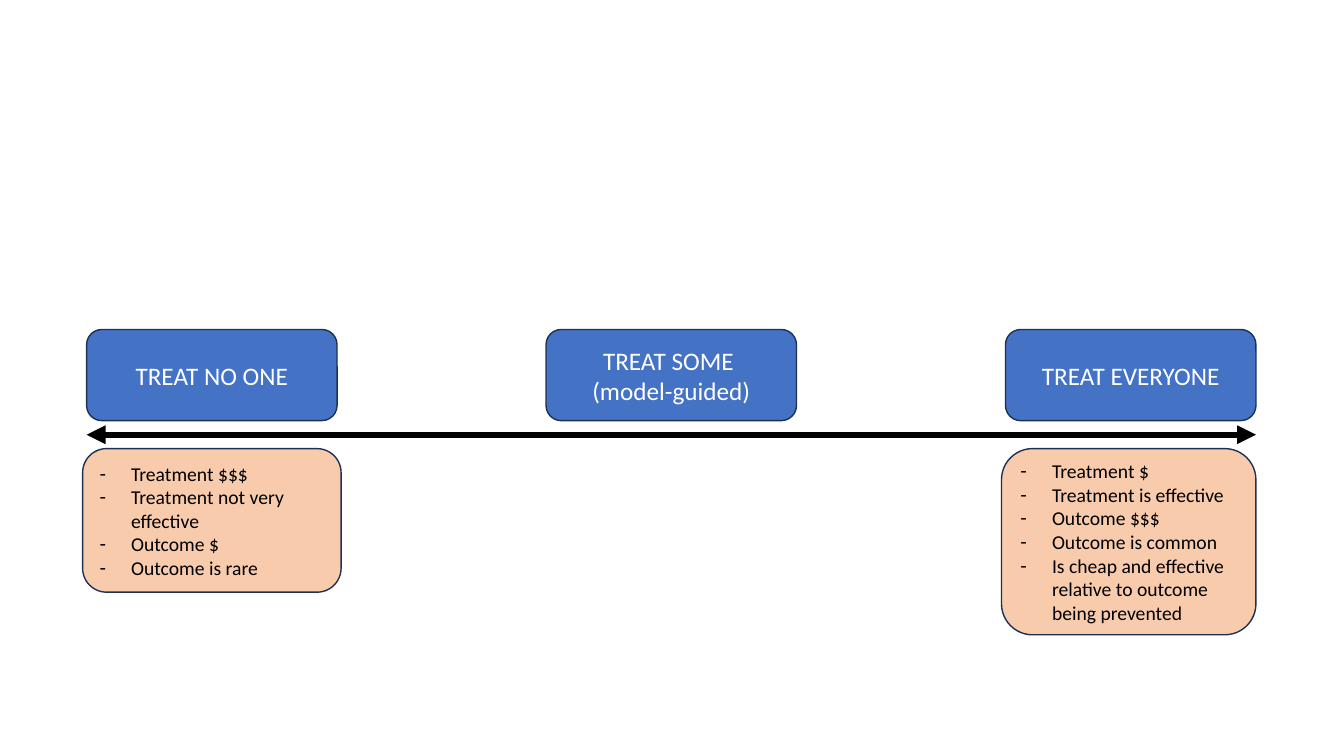
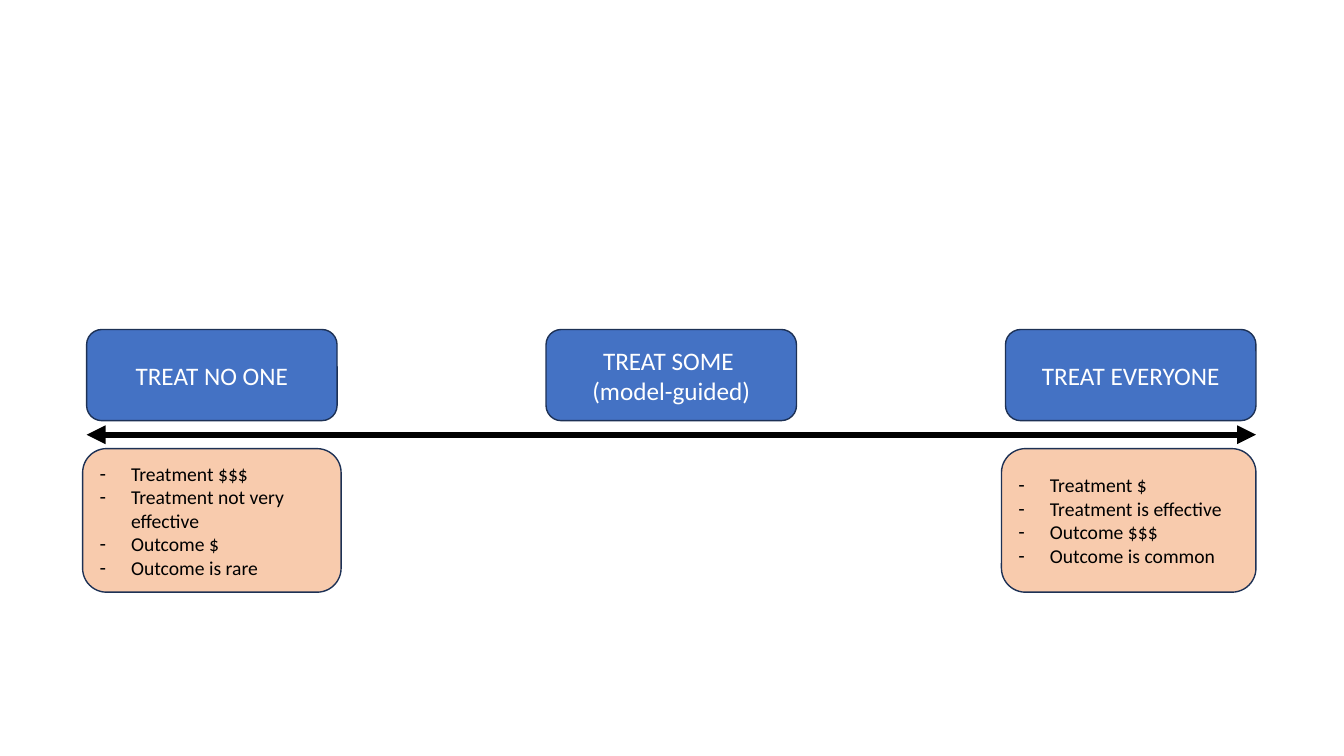
Before and after one commit to RWParsons/venables-award-2023-preso, a slide deck: slide 3 of graphics.pptx. Drawn at 1344x756 pixels with LibreOffice and Linux fonts; fonts in the diff are those of the drawing. Boxes give left, top, right and bottom in pixels: in the first picture for what was removed or moved away, otherwise in the second. Text is boxed around its words. In the diff, an @@ line names an element or a change of style, - is before the commit and + after.

```diff
--- a/graphics.pptx
+++ b/graphics.pptx
@@ rounded rectangle "Treatment $": place and size @@
-rounded rectangle "Treatment $" at (1002,449,1256,635)
+rounded rectangle "Treatment $" at (1002,449,1256,592)
@@ text in rounded rectangle at (1052,559,1224,624): paragraph removed @@
-– Is cheap and effective relative to outcome being prevented
```
Also in this commit, not shown: 1 other slide changed, 3 other files.
